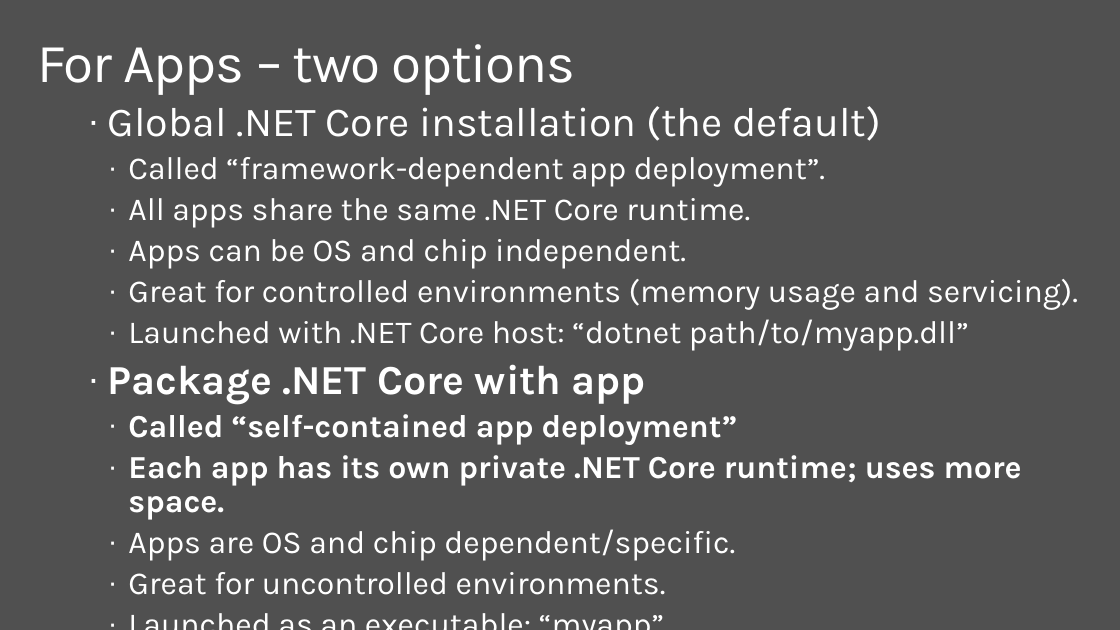
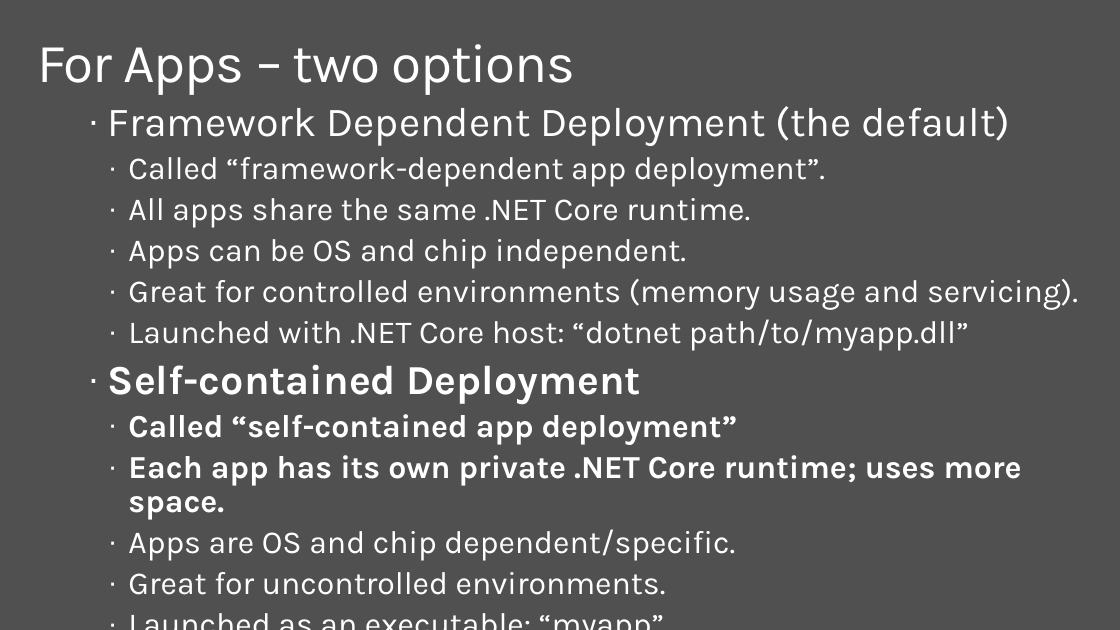
Before and after one commit to dotnet-presentations/dotnetcore-workshop, a slide deck: slide 36 of 1-Overview-Tools-Acquisition/netcore-workshop-overview-tools.pptx (slide 42 before the commit). Drawn at 1120x630 pixels with LibreOffice and Linux fonts; fonts in the diff are those of the drawing; background and template pictures are left out. Boxes give left, top, right and bottom in pixels: in the first picture for what was removed or moved away, otherwise in the second. Text is boxed around its words. In the diff, an @@ line names an element or a change of style, - is before the commit and + after.

Commit message:
[WIP] Updates to decks 1 and 2

```diff
--- a/1-Overview-Tools-Acquisition/netcore-workshop-overview-tools.pptx
+++ b/1-Overview-Tools-Acquisition/netcore-workshop-overview-tools.pptx
@@ text at box(108, 106, 1011, 146): text changed @@
-· Global .NET Core installation (the default)
+· Framework Dependent Deployment (the default)
@@ text at box(108, 364, 641, 405): text changed @@
-· Package .NET Core with app
+· Self-contained Deployment
```
Also in this commit, not shown: 8 other slides changed, 6 slides removed, 1 other file.
